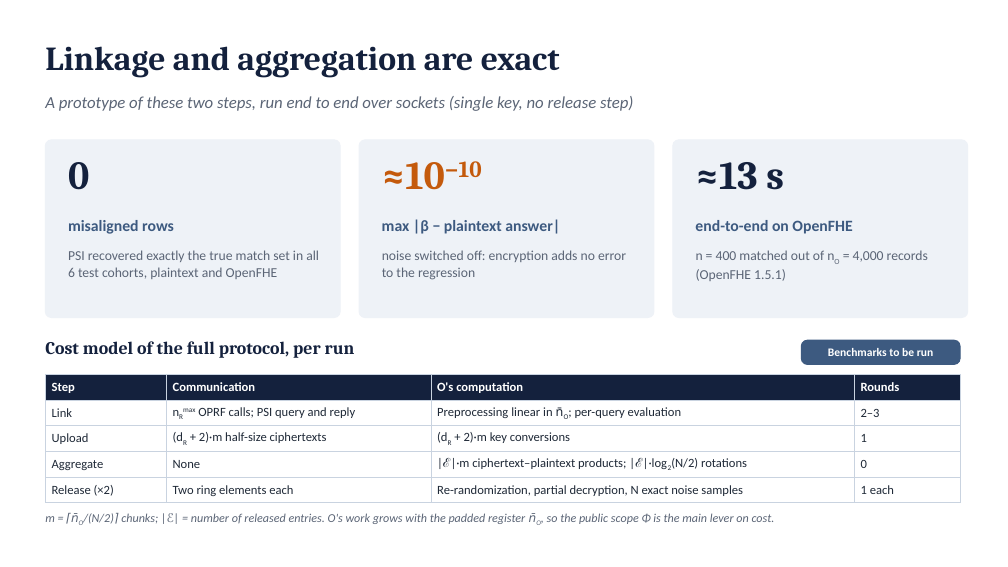
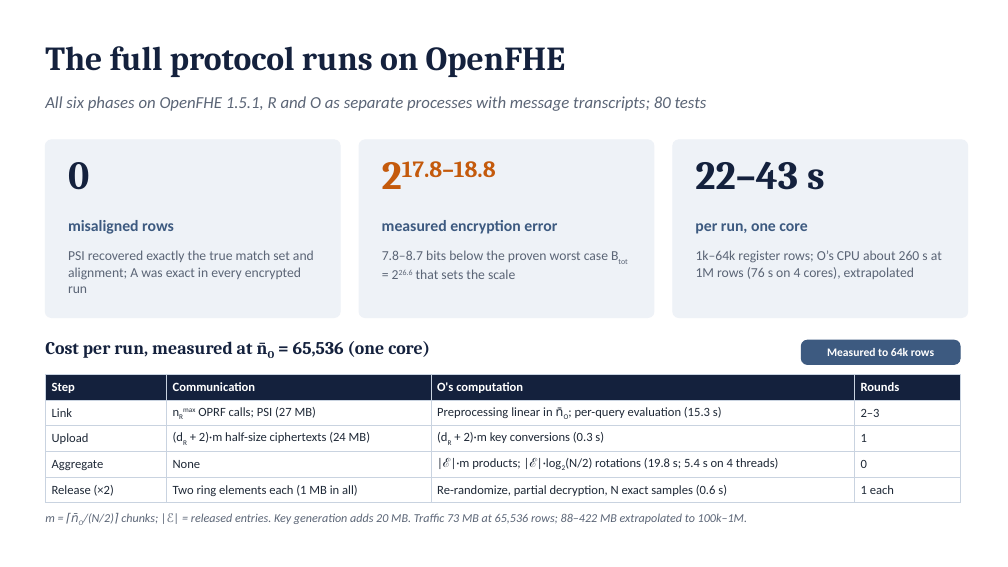
Before and after one commit to shukabh/VerticalFederatedRegression, a slide deck: slide 41 of slides/vfl_intro_deck.pptx (slide 36 before the commit). Drawn at 1008x567 pixels with LibreOffice and Linux fonts; fonts in the diff are those of the drawing. Boxes give left, top, right and bottom in pixels: in the first picture for what was removed or moved away, otherwise in the second. Text is boxed around its words. In the diff, an @@ line names an element or a change of style, - is before the commit and + after.

```diff
--- a/slides/vfl_intro_deck.pptx
+++ b/slides/vfl_intro_deck.pptx
@@ text at (45, 46, 565, 77): text changed @@
-Linkage and aggregation are exact
+The full protocol runs on OpenFHE
@@ text at (45, 96, 707, 111): text changed @@
-A prototype of these two steps, run end to end over sockets (single key, no release step)
+All six phases on OpenFHE 1.5.1, R and O as separate processes with message transcripts; 80 tests
@@ text at (402, 161, 496, 177): text changed @@
-≈10−10
+217.8–18.8
@@ text at (695, 162, 825, 190): text changed @@
-≈13 s
+22–43 s
@@ text at (382, 220, 557, 234): text changed @@
-max |β − plaintext answer|
+measured encryption error
@@ text at (695, 223, 807, 234): text changed @@
-end-to-end on OpenFHE
+per run, one core
@@ text at (68, 250, 314, 293): text changed @@
-PSI recovered exactly the true match set in all 6 test cohorts, plaintext and OpenFHE
+PSI recovered exactly the true match set and alignment; A was exact in every encrypted run
@@ text at (382, 250, 608, 279): text changed @@
-noise switched off: encryption adds no error to the regression
+7.8–8.7 bits below the proven worst case Btot = 226.6 that sets the scale
@@ text at (696, 250, 942, 279): text changed @@
-n = 400 matched out of nO = 4,000 records (OpenFHE 1.5.1)
+1k–64k register rows; O’s CPU about 260 s at 1M rows (76 s on 4 cores), extrapolated
@@ text at (45, 341, 430, 358): text changed @@
-Cost model of the full protocol, per run
+Cost per run, measured at n̄O = 65,536 (one core)
@@ text at (827, 348, 934, 356): text changed @@
-Benchmarks to be run
+Measured to 64k rows
@@ table at (45, 374, 960, 500) @@
-row 2, column 2: nRmax OPRF calls; PSI query and reply
+row 2, column 2: nRmax OPRF calls; PSI (27 MB)
-row 2, column 3: Preprocessing linear in n̄O; per-query evaluation
+row 2, column 3: Preprocessing linear in n̄O; per-query evaluation (15.3 s)
-row 3, column 2: (dR + 2)·m half-size ciphertexts
+row 3, column 2: (dR + 2)·m half-size ciphertexts (24 MB)
-row 3, column 3: (dR + 2)·m key conversions
+row 3, column 3: (dR + 2)·m key conversions (0.3 s)
-row 4, column 3: |ℰ|·m ciphertext–plaintext products; |ℰ|·log2(N/2) rotations
+row 4, column 3: |ℰ|·m products; |ℰ|·log2(N/2) rotations (19.8 s; 5.4 s on 4 threads)
-row 5, column 2: Two ring elements each
+row 5, column 2: Two ring elements each (1 MB in all)
-row 5, column 3: Re-randomization, partial decryption, N exact noise samples
+row 5, column 3: Re-randomize, partial decryption, N exact samples (0.6 s)
@@ text at (45, 513, 747, 525): text changed @@
-m = ⌈n̄O/(N/2)⌉ chunks; |ℰ| = number of released entries. O's work grows with the padded register n̄O, so the public scope Φ is the main lever on cost.
+m = ⌈n̄O/(N/2)⌉ chunks; |ℰ| = released entries. Key generation adds 20 MB. Traffic 73 MB at 65,536 rows; 88–422 MB extrapolated to 100k–1M.
```
Also in this commit, not shown: 24 other slides changed, 12 slides added, 5 slides removed, 1 other file.
